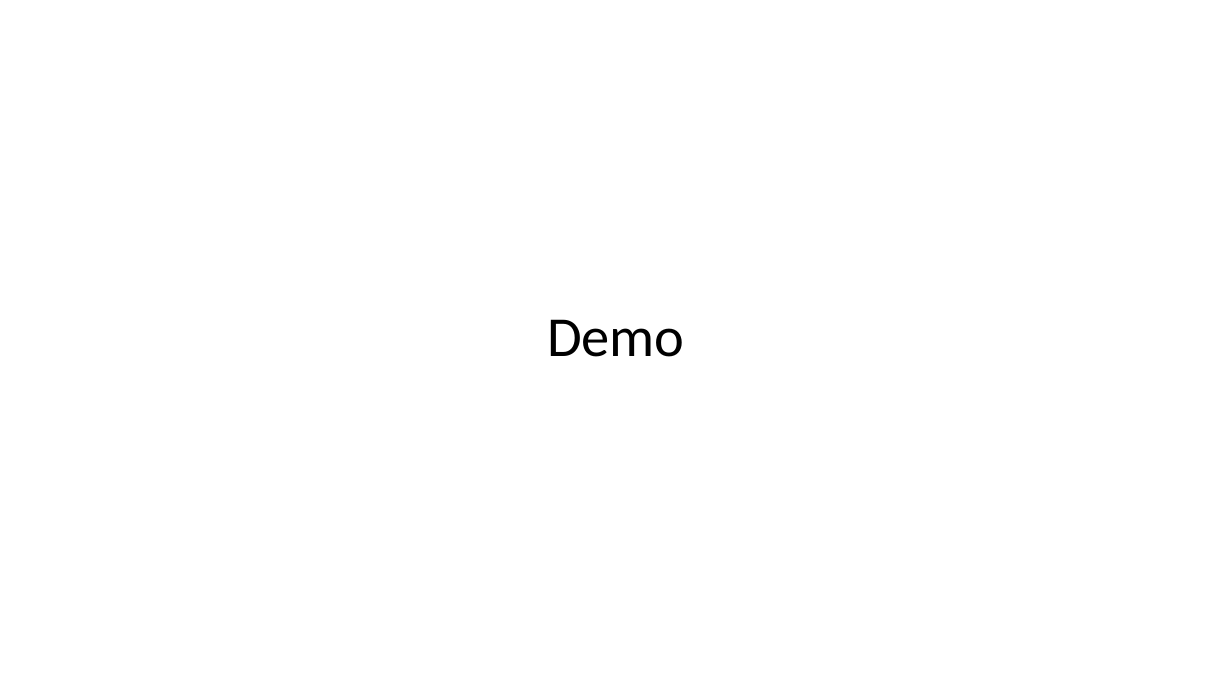
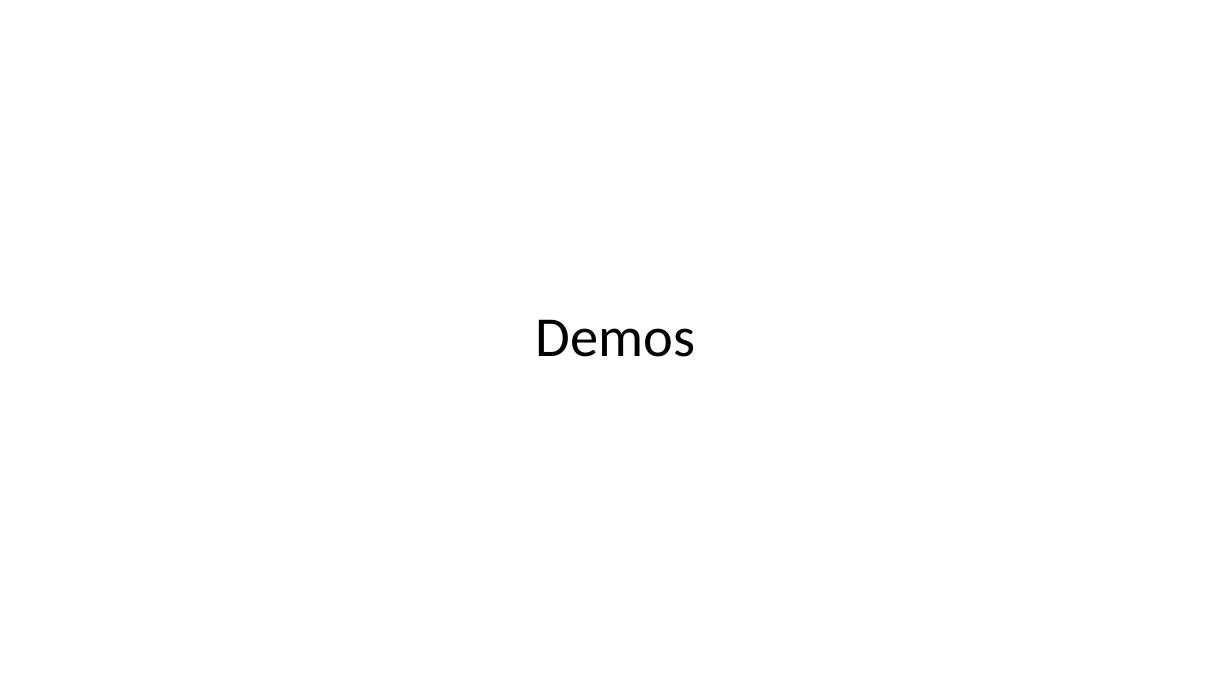
Before and after one commit to bharrison44/source-generator-demo, a slide deck: slide 7 of Source Generators.pptx. Drawn at 1232x693 pixels with LibreOffice and Linux fonts; fonts in the diff are those of the drawing. Boxes give left, top, right and bottom in pixels: in the first picture for what was removed or moved away, otherwise in the second. Text is boxed around its words. In the diff, an @@ line names an element or a change of style, - is before the commit and + after.

```diff
--- a/Source Generators.pptx
+++ b/Source Generators.pptx
@@ title at (x1=536, y1=319, x2=696, y2=357): text changed @@
-Demo
+Demos
```
Also in this commit, not shown: 2 other slides changed, 1 other file.
